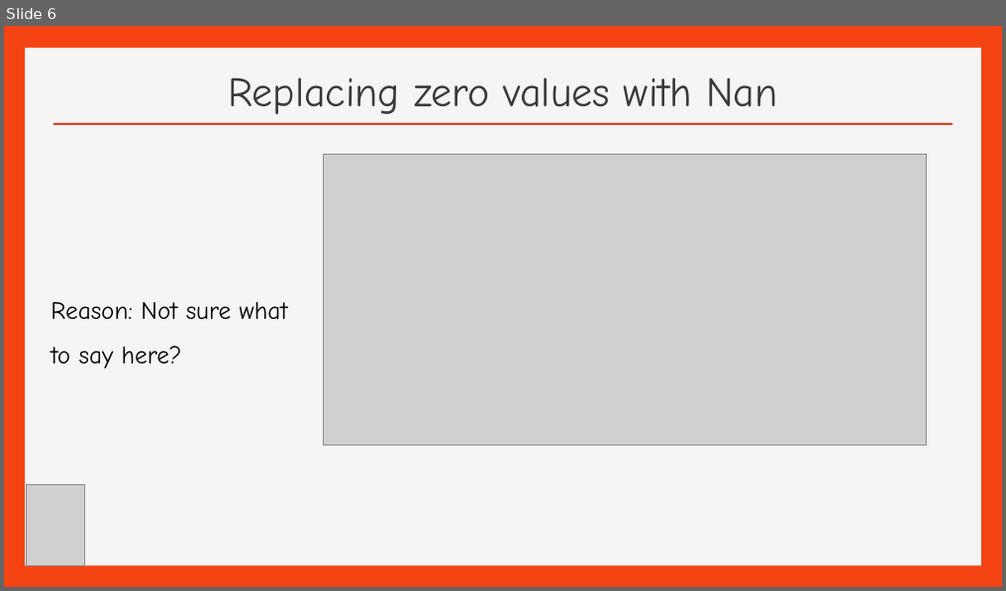
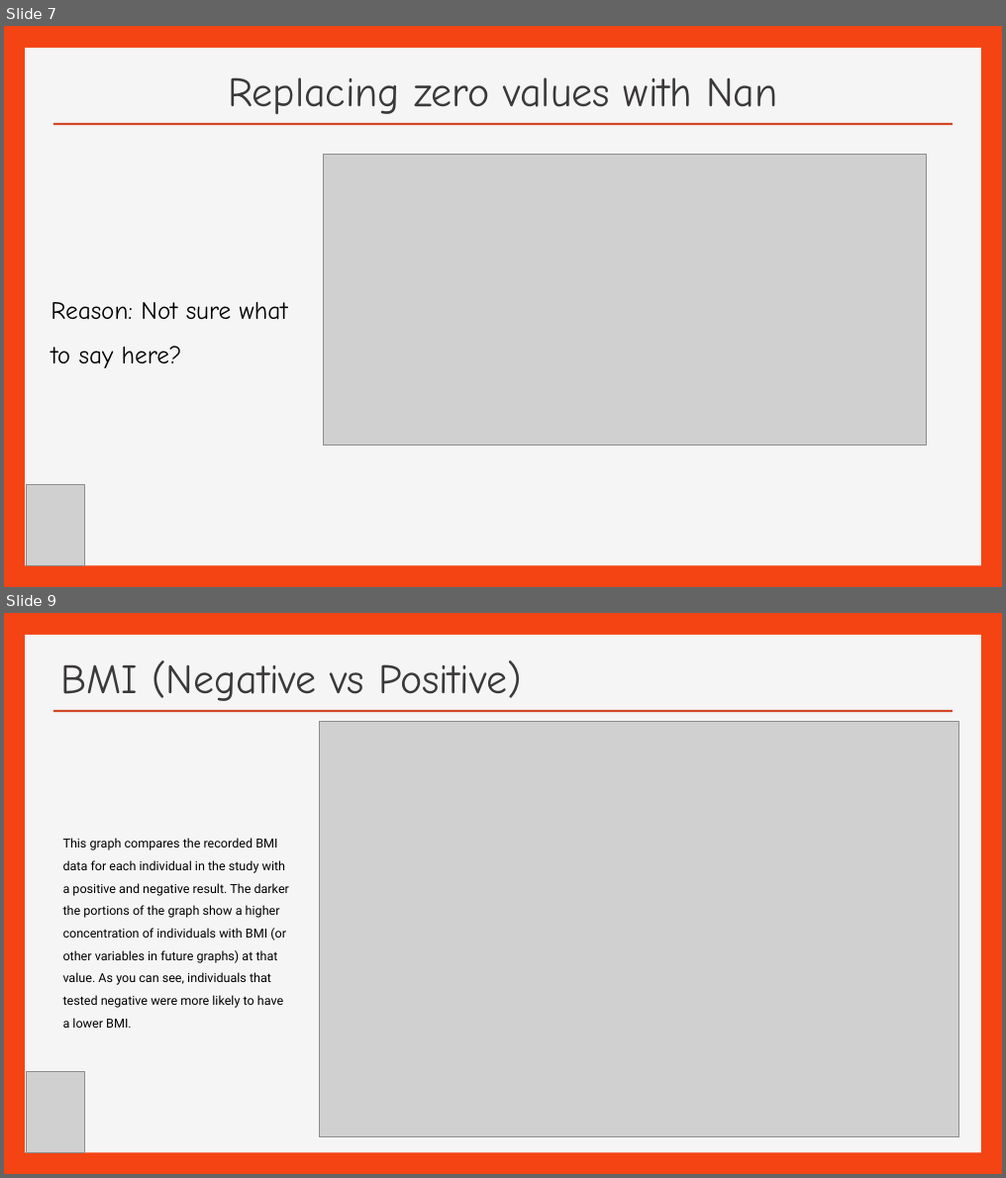
Before and after one commit to efreier12/Final-Project, a slide deck: Pima Indian Diabetes ( Final Project).ppt. Shown one above the other, each under a label of ours: slide 6 before the commit, slides 7 and 9 after it; the slides between them are not shown. The pictures are 1006x591 and 1006x1178 pixels, drawn with LibreOffice and Linux fonts; fonts in the diff are those of the drawing; grey boxes stand for pictures; background and template pictures are left out. Boxes give left, top, right and bottom in pixels: in the first picture for what was removed or moved away, otherwise in the second. Text is boxed around its words. In the diff, an @@ line names an element or a change of style, - is before the commit and + after.

```diff
--- a/Pima Indian Diabetes ( Final Project).ppt
+++ b/Pima Indian Diabetes ( Final Project).ppt
@@ slide 9 added at box(4, 613, 1002, 1174), background #F44414; not listed: 2 template elements that a slide beside it also shows @@
@@ title added at box(61, 661, 521, 701), 40 pt, text #3B3838 @@
+BMI (Negative vs Positive)
@@ picture added at box(320, 722, 958, 1138) @@
@@ text added at box(63, 838, 289, 1028), 12 pt, text #000000 @@
+  This graph compares the recorded BMI data for each individual in the study with a positive and negative result. The darker the portions of the graph show a higher concentration of individuals with BMI (or other variables in future graphs) at that value. As you can see, individuals that tested negative were more likely to have a lower BMI.
@@ picture added at box(26, 1072, 84, 1153) @@
@@ what was slide 6 is now slide 7 @@
```
Also in this commit, not shown: 4 slides changed, 3 other slides added, 3 slides removed.
